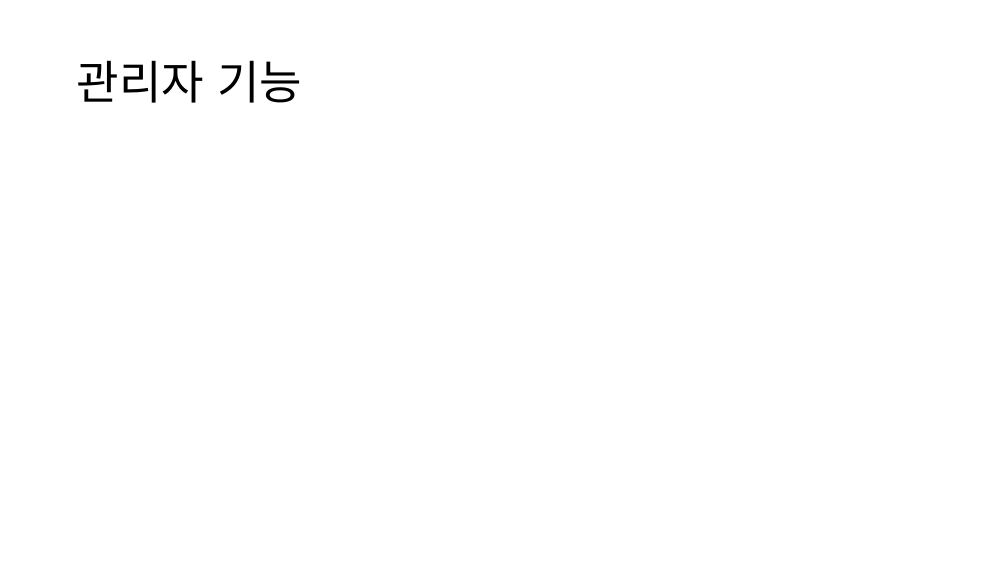
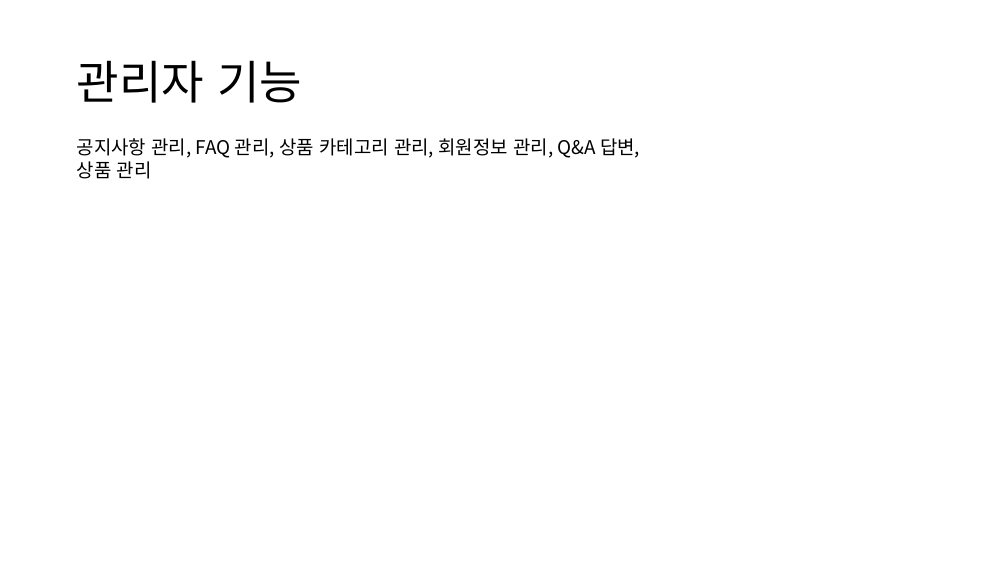
Before and after one commit to ezenteam2/RentalEquip, a slide deck: slide 3 of 1 기능 정의/project04 - 기능 정의 - 형준.pptx. Drawn at 1008x567 pixels with LibreOffice and Linux fonts; fonts in the diff are those of the drawing. Boxes give left, top, right and bottom in pixels: in the first picture for what was removed or moved away, otherwise in the second. Text is boxed around its words. In the diff, an @@ line names an element or a change of style, - is before the commit and + after.

```diff
--- a/1 기능 정의/project04 - 기능 정의 - 형준.pptx
+++ b/1 기능 정의/project04 - 기능 정의 - 형준.pptx
@@ text added at (77, 138, 640, 179), 18 pt, text #000000 @@
+공지사항 관리, FAQ 관리, 상품 카테고리 관리, 회원정보 관리, Q&A 답변,
+상품 관리
```
Also in this commit, not shown: 1 other slide changed.
